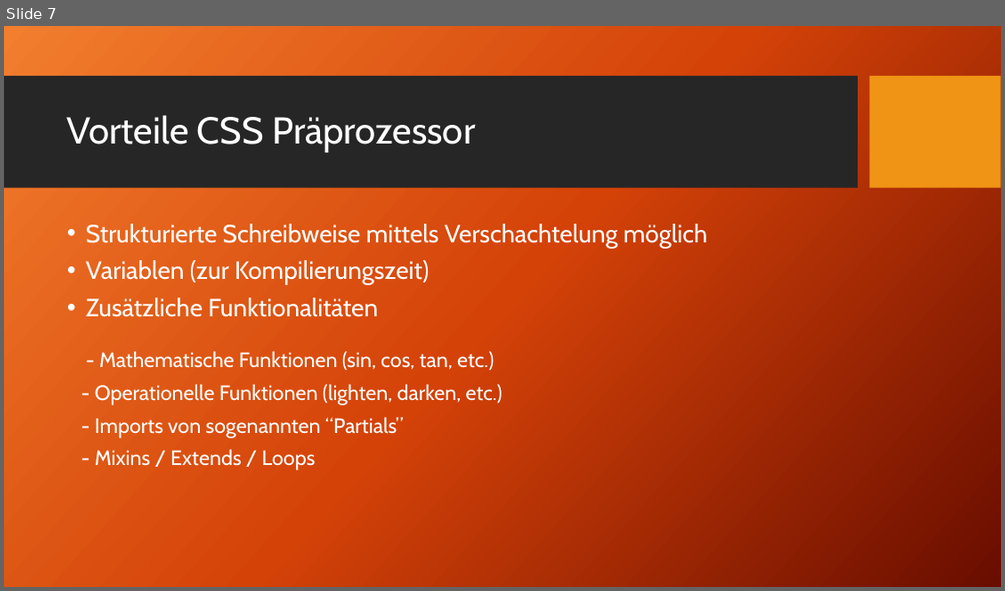
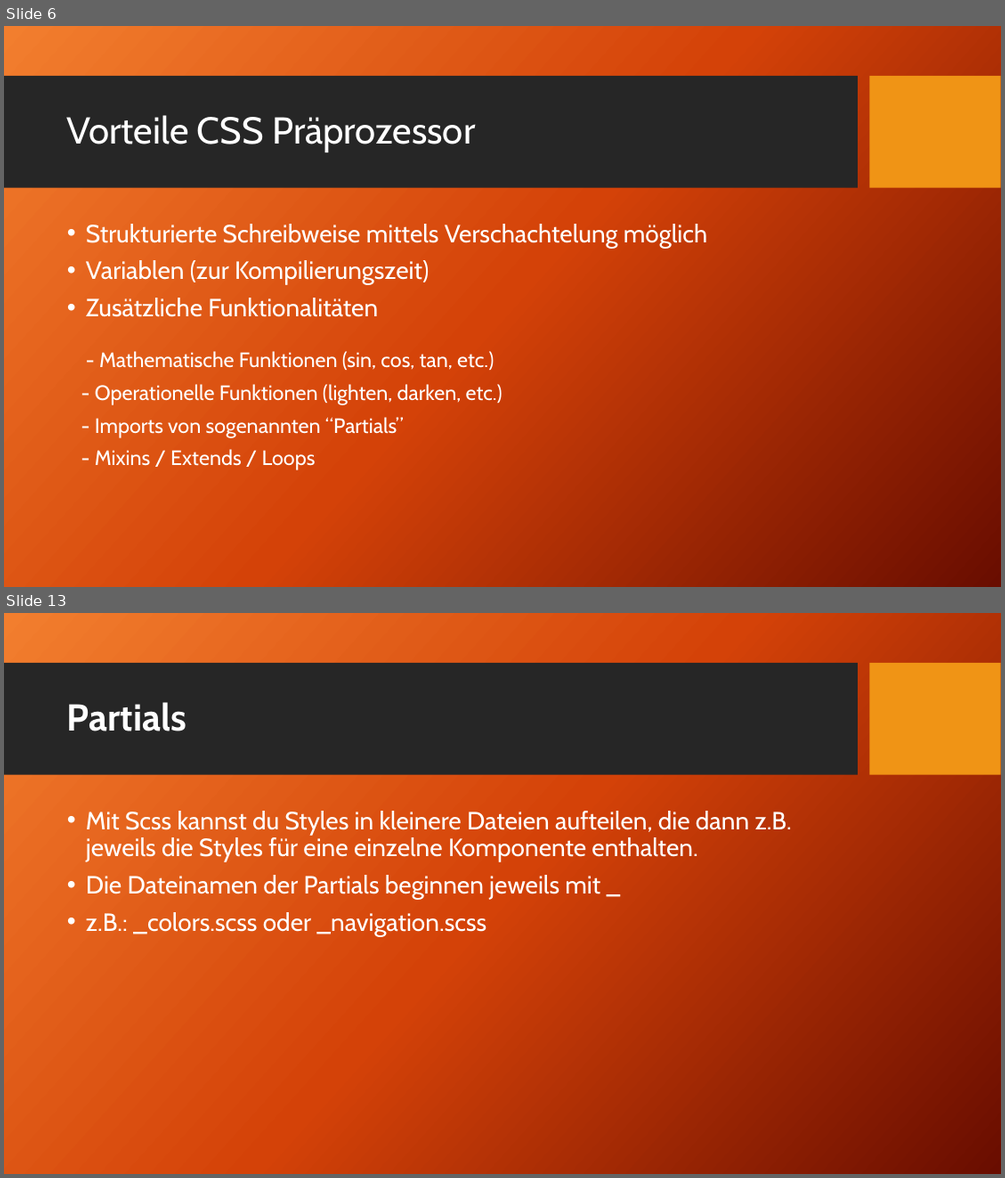
Before and after one commit to TomFrey/htmlCssBasicUebungen, a slide deck: sass Schulung.pptx. Shown one above the other, each under a label of ours: slide 7 before the commit, slides 6 and 13 after it; the slides between them are not shown. The pictures are 1005x591 and 1005x1178 pixels, drawn with LibreOffice and Linux fonts; fonts in the diff are those of the drawing; background and template pictures are left out. Boxes give left, top, right and bottom in pixels: in the first picture for what was removed or moved away, otherwise in the second. Text is boxed around its words. In the diff, an @@ line names an element or a change of style, - is before the commit and + after.

```diff
--- a/sass Schulung.pptx
+++ b/sass Schulung.pptx
@@ slide 13 added at box(4, 613, 1001, 1174), background picture (left out); not listed: 2 template elements that a slide beside it also shows @@
@@ title added at box(67, 702, 186, 731), 36 pt, text #FFFFFF, bold @@
+Partials
@@ text added at box(86, 811, 792, 936), 24 pt, text #FFFFFF @@
+• Mit Scss kannst du Styles in kleinere Dateien aufteilen, die dann z.B. jeweils die Styles für eine einzelne Komponente enthalten.
+• Die Dateinamen der Partials beginnen jeweils mit _
+• z.B.: _colors.scss oder _navigation.scss
@@ what was slide 7 is now slide 6 @@
```
Also in this commit, not shown: 3 slides changed, 22 other slides added, 4 slides removed, 1 other file.
